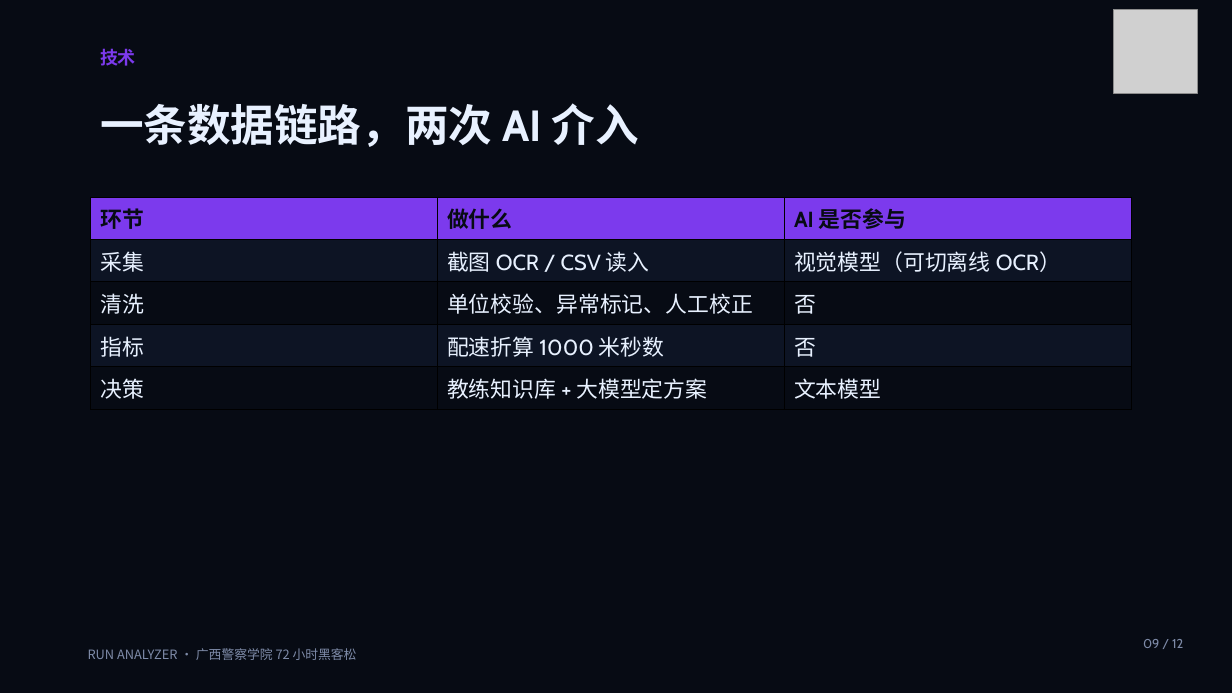
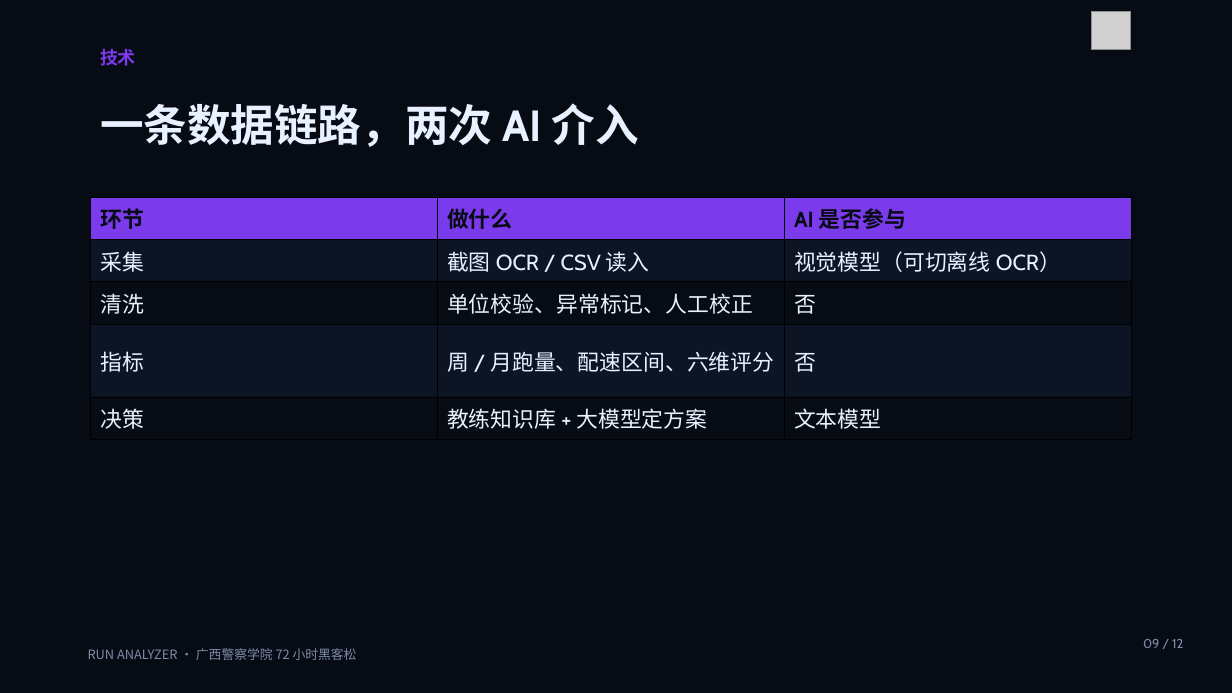
Before and after one commit to www0255/run.analyzer, a slide deck: slide 9 of hackathon/答辩多页PPT-dsh.pptx. Drawn at 1232x693 pixels with LibreOffice and Linux fonts; fonts in the diff are those of the drawing; grey boxes stand for pictures. Boxes give left, top, right and bottom in pixels: in the first picture for what was removed or moved away, otherwise in the second. Text is boxed around its words. In the diff, an @@ line names an element or a change of style, - is before the commit and + after.

```diff
--- a/hackathon/答辩多页PPT-dsh.pptx
+++ b/hackathon/答辩多页PPT-dsh.pptx
@@ picture: place and size @@
-picture at (1114,9,1198,93)
+picture at (1092,11,1130,50)
@@ table at (91,197,1130,433) @@
-row 4, column 2: 配速折算 1000 米秒数
+row 4, column 2: 周 / 月跑量、配速区间、六维评分
```
Also in this commit, not shown: 10 other slides changed, 1 slide added, 1 slide removed, 24 other files.
